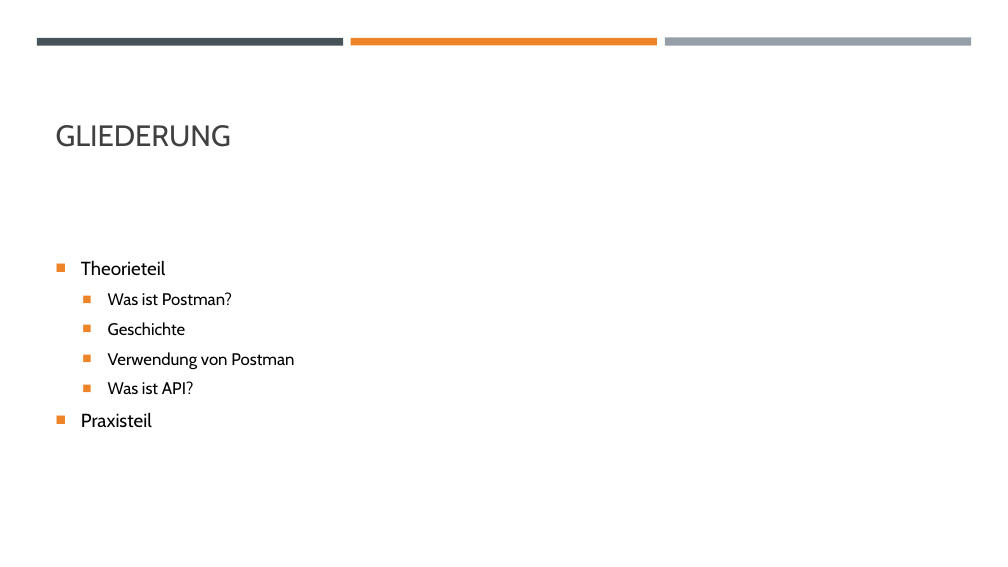
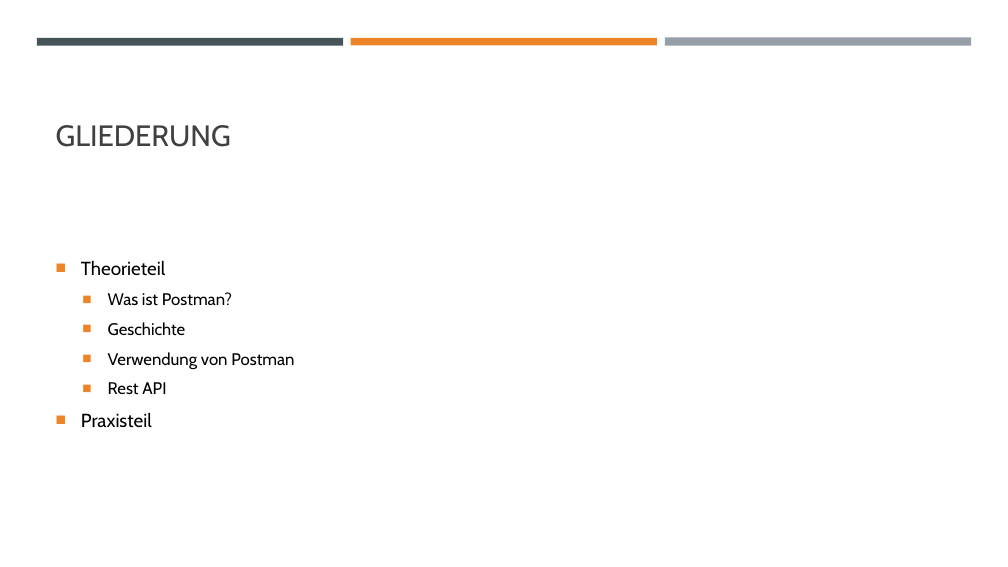
Before and after one commit to AlinaM558/Postman, a slide deck: slide 2 of Postman.pptx. Drawn at 1008x567 pixels with LibreOffice and Linux fonts; fonts in the diff are those of the drawing. Boxes give left, top, right and bottom in pixels: in the first picture for what was removed or moved away, otherwise in the second. Text is boxed around its words. In the diff, an @@ line names an element or a change of style, - is before the commit and + after.

```diff
--- a/Postman.pptx
+++ b/Postman.pptx
@@ text at [108, 382, 166, 395]: text changed @@
-  ■ Was ist API?
+  ■ Rest API
```
Also in this commit, not shown: 1 other slide changed, 1 slide removed.
